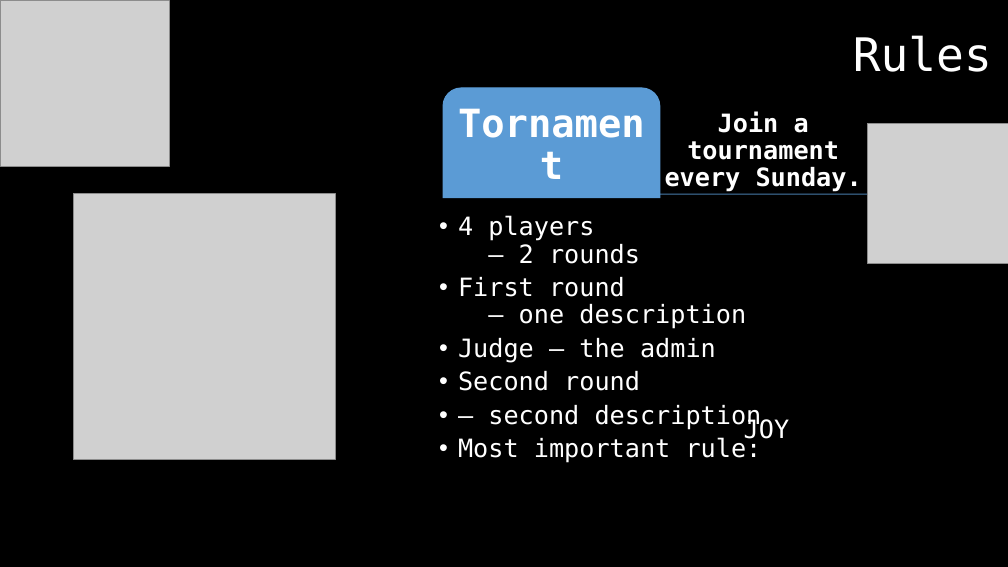
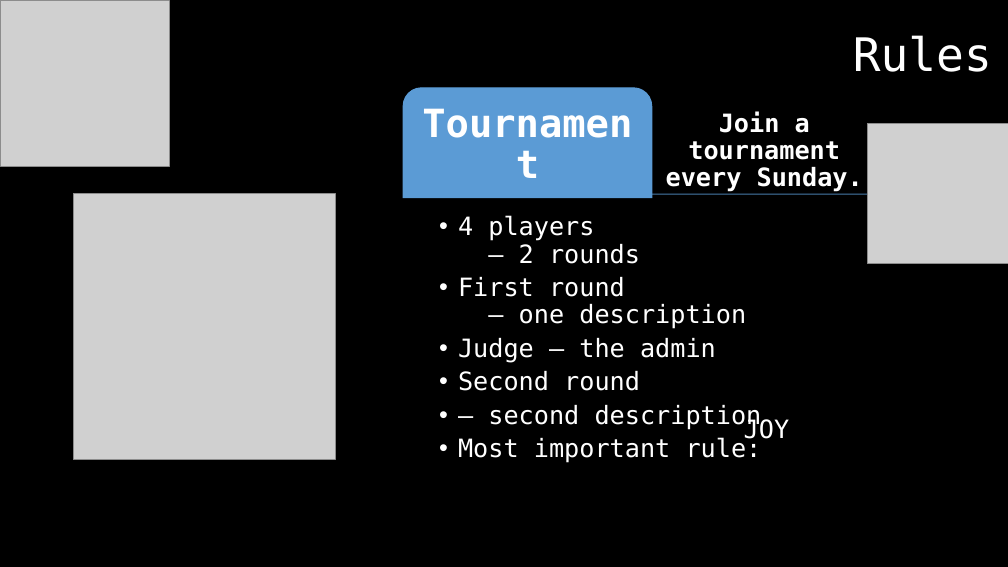
Before and after one commit to GenchoBG/HackTues3, a slide deck: slide 6 of Pixel Wars.pptx. Drawn at 1008x567 pixels with LibreOffice and Linux fonts; fonts in the diff are those of the drawing; grey boxes stand for pictures. Boxes give left, top, right and bottom in pixels: in the first picture for what was removed or moved away, otherwise in the second. Text is boxed around its words. In the diff, an @@ line names an element or a change of style, - is before the commit and + after.

```diff
--- a/Pixel Wars.pptx
+++ b/Pixel Wars.pptx
@@ round same rect resized from (x1=443, y1=88, x2=660, y2=197) to (x1=403, y1=88, x2=652, y2=197) @@
@@ text added at (x1=408, y1=93, x2=647, y2=197), 37 pt, text #FFFFFF, bold @@
+Tournament
@@ text removed at (x1=448, y1=93, x2=655, y2=197) @@
-Tornament
@@ text "4 players – 2 rounds" at (x1=458, y1=215, x2=762, y2=463): bullet •• to • @@
@@ line moved from (464, 194) - (894, 194) to (472, 194) - (902, 194) @@
```
Also in this commit, not shown: 3 other slides changed, 11 other files.
